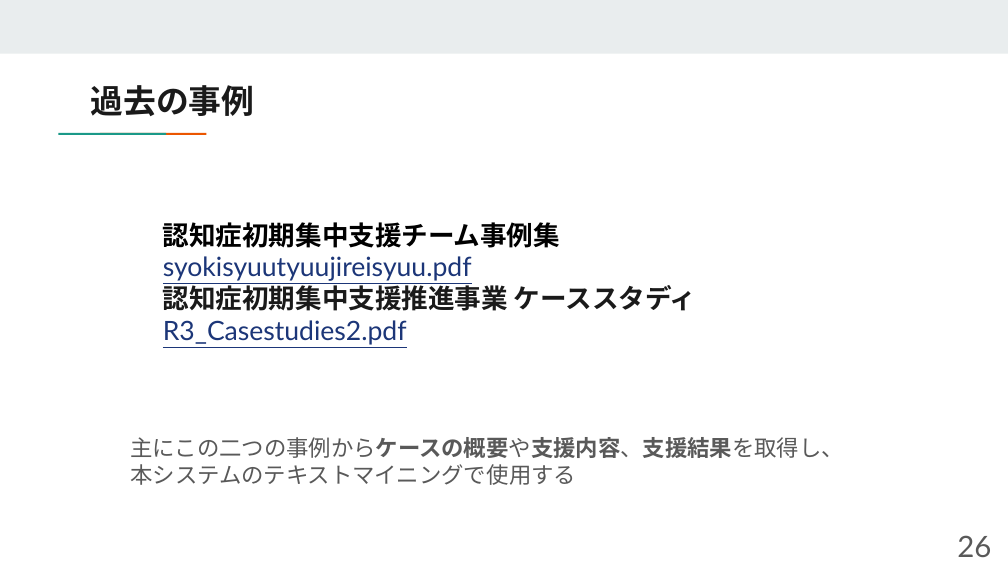
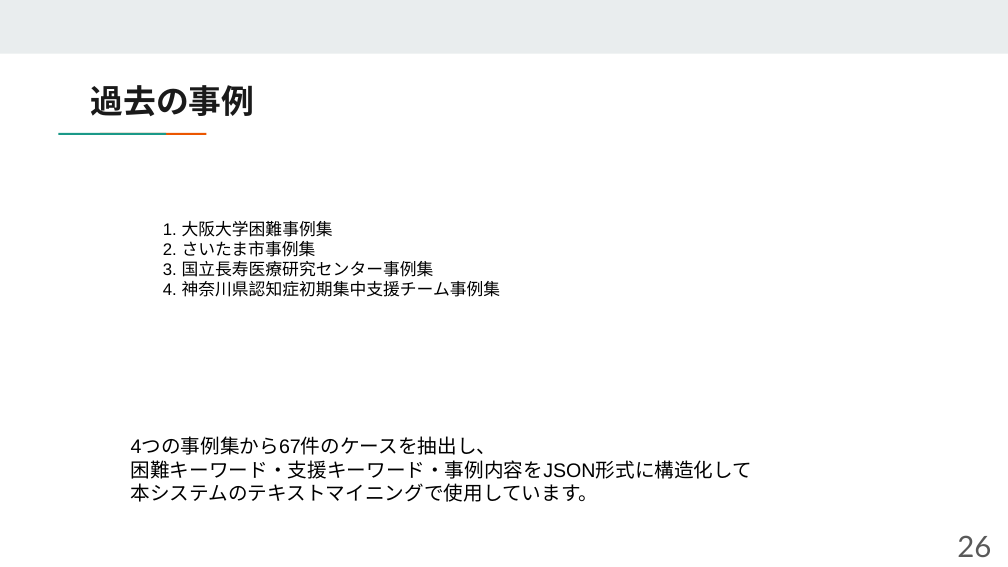
Before and after one commit to UMEZAWADAN/SD-5, a slide deck: slide 26 of SD-5.pptx. Drawn at 1008x567 pixels with LibreOffice and Linux fonts; fonts in the diff are those of the drawing. Boxes give left, top, right and bottom in pixels: in the first picture for what was removed or moved away, otherwise in the second. Text is boxed around its words. In the diff, an @@ line names an element or a change of style, - is before the commit and + after.

```diff
--- a/SD-5.pptx
+++ b/SD-5.pptx
@@ text at bbox=[163, 221, 501, 297]: text changed; size 19 to 12 pt; font Lato to Arial; text colour #1C3678 to #000000 @@
-認知症初期集中支援チーム事例集
-syokisyuutyuujireisyuu.pdf
-認知症初期集中支援推進事業 ケーススタディ
-R3_Casestudies2.pdf
+1. 大阪大学困難事例集
+2. さいたま市事例集
+3. 国立長寿医療研究センター事例集
+4. 神奈川県認知症初期集中支援チーム事例集
@@ text at bbox=[131, 438, 753, 502]: text changed; size 16 to 14 pt; font Lato to Arial; text colour #595959 to #000000 @@
-主にこの二つの事例からケースの概要や支援内容、支援結果を取得し、
-本システムのテキストマイニングで使用する
+4つの事例集から67件のケースを抽出し、
+困難キーワード・支援キーワード・事例内容をJSON形式に構造化して
+本システムのテキストマイニングで使用しています。
```
Also in this commit, not shown: 5 other slides changed.
